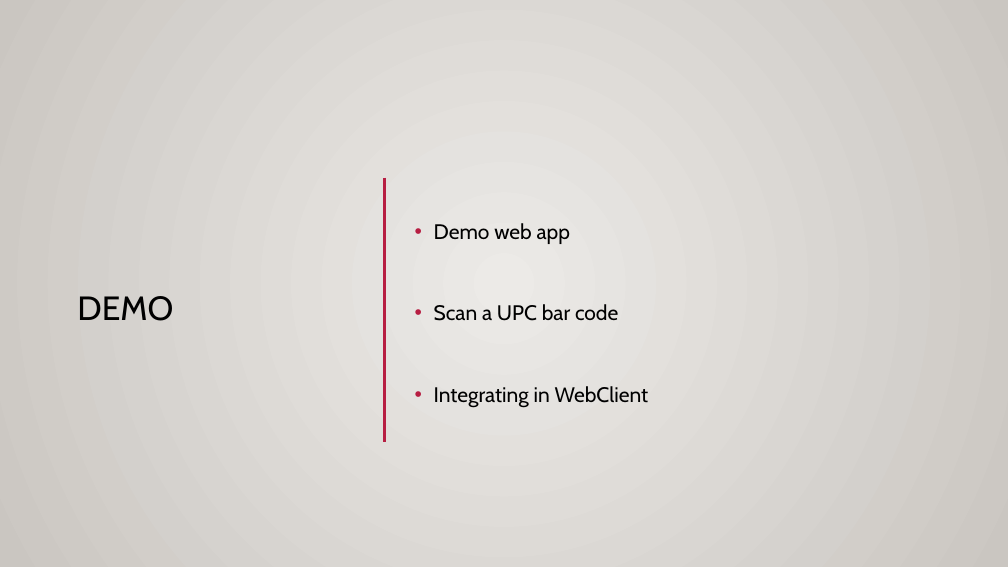
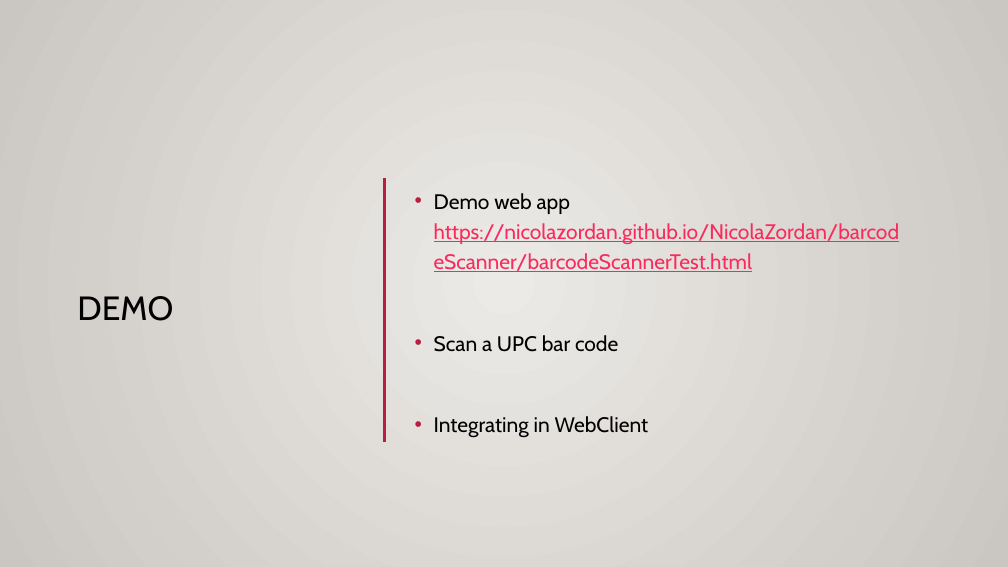
Before and after one commit to NicolaZordan/NicolaZordan, a slide deck: slide 7 of barcodeScanner/barcodeScanner.pptx. Drawn at 1008x567 pixels with LibreOffice and Linux fonts; fonts in the diff are those of the drawing; background and template pictures are left out. Boxes give left, top, right and bottom in pixels: in the first picture for what was removed or moved away, otherwise in the second. Text is boxed around its words. In the diff, an @@ line names an element or a change of style, - is before the commit and + after.

```diff
--- a/barcodeScanner/barcodeScanner.pptx
+++ b/barcodeScanner/barcodeScanner.pptx
@@ text at bbox=[434, 193, 900, 272]: text changed; text colour #000000 to #FA2B5C @@
-• Demo web app
+• Demo web app
+  https://nicolazordan.github.io/NicolaZordan/barcodeScanner/barcodeScannerTest.html
```
Also in this commit, not shown: 6 other slides changed, 1 slide removed.
